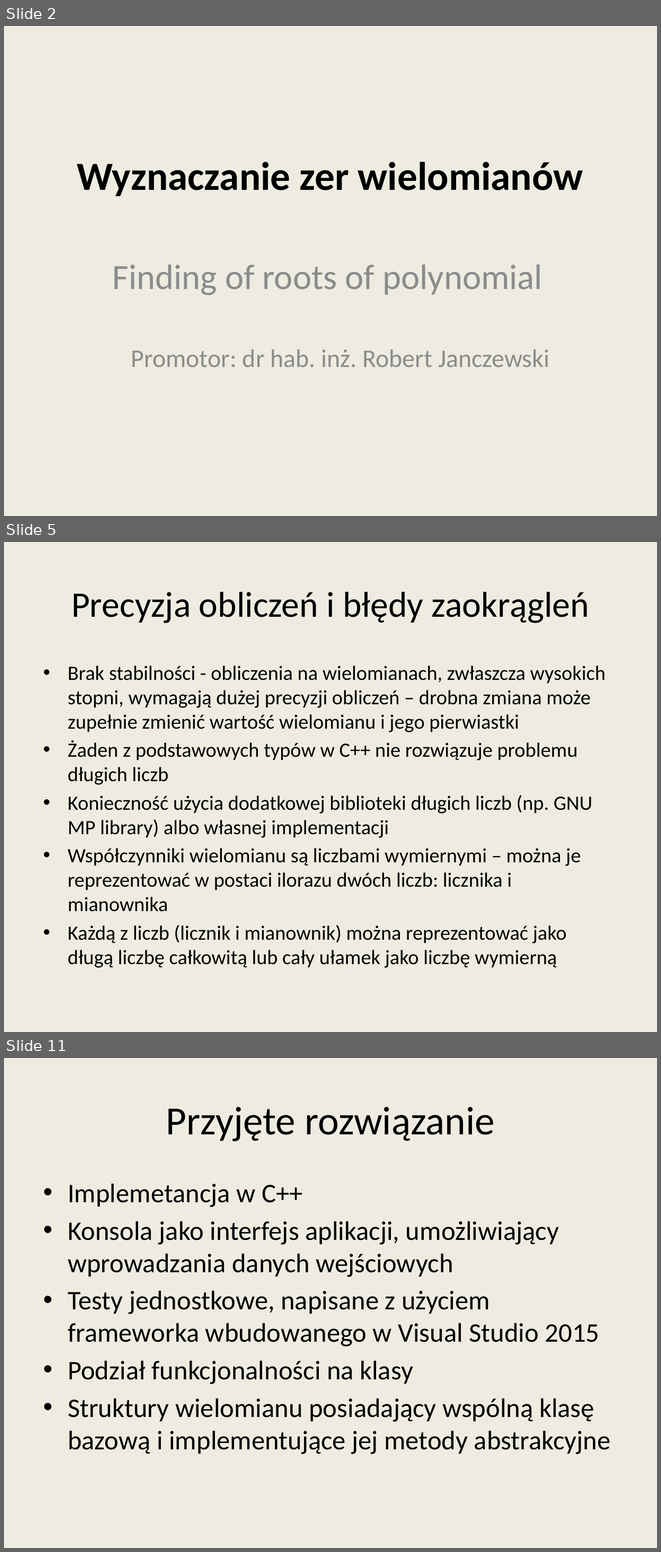
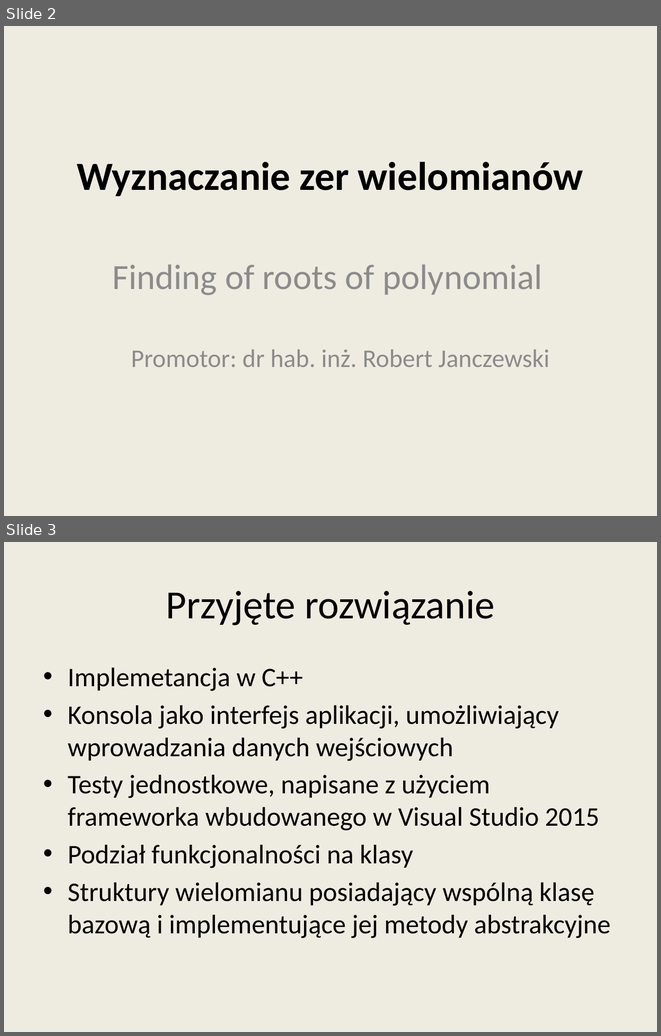
Before and after one commit to wojtekpas/PracaMagisterska, a slide deck: Praca/Seminarium/seminarium_prez2.pptx. Shown one above the other, each under a label of ours: slides 2, 5 and 11 before the commit, slides 2 and 3 after it; the slides between them are not shown. The pictures are 661x1552 and 661x1036 pixels, drawn with LibreOffice and Linux fonts; fonts in the diff are those of the drawing. Boxes give left, top, right and bottom in pixels: in the first picture for what was removed or moved away, otherwise in the second. Text is boxed around its words. In the diff, an @@ line names an element or a change of style, - is before the commit and + after.

```diff
--- a/Praca/Seminarium/seminarium_prez2.pptx
+++ b/Praca/Seminarium/seminarium_prez2.pptx
@@ slide 5 removed at [4,542,657,1032], background #EEECE1 @@
@@ title removed at [71,592,589,623] @@
-Precyzja obliczeń i błędy zaokrągleń
@@ text removed at [68,665,606,968] @@
-• Brak stabilności - obliczenia na wielomianach, zwłaszcza wysokich stopni, wymagają dużej precyzji obliczeń – drobna zmiana może zupełnie zmienić wartość wielomianu i jego pierwiastki
-• Żaden z podstawowych typów w C++ nie rozwiązuje problemu długich liczb
-• Konieczność użycia dodatkowej biblioteki długich liczb (np. GNU MP library) albo własnej implementacji
-• Współczynniki wielomianu są liczbami wymiernymi – można je reprezentować w postaci ilorazu dwóch liczb: licznika i mianownika
-• Każdą z liczb (licznik i mianownik) można reprezentować jako długą liczbę całkowitą lub cały ułamek jako liczbę wymierną
@@ what was slide 11 is now slide 3 @@
```
Also in this commit, not shown: 3 slides changed, 6 other slides removed, 2 other files.
